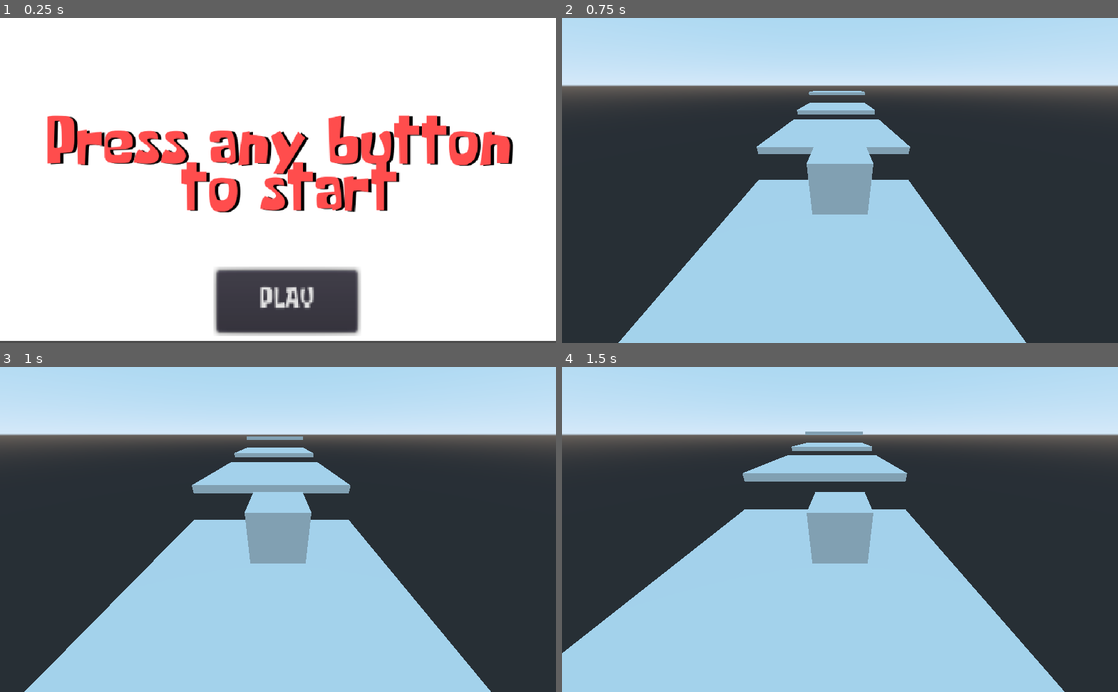
Above: before the commit, frames 1-4 (two rows, left to right).
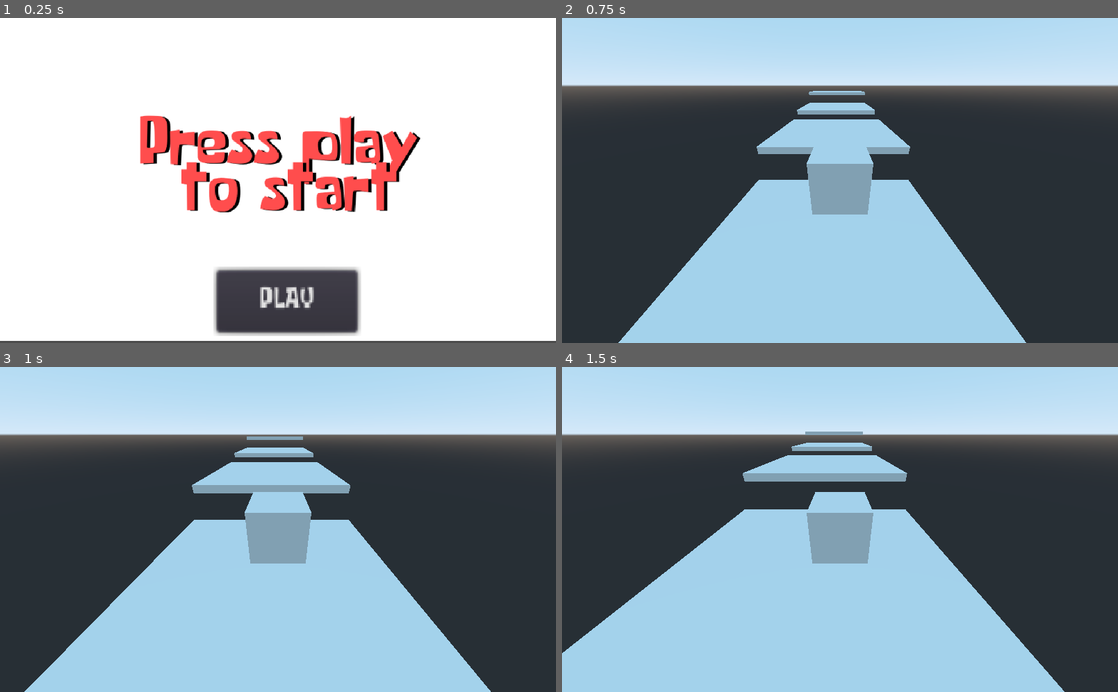
Above: after the commit, the same moments.

Repository: dwlcj/Project2
Game: Godot game, scene res://StartScreen.tscn
Same seed, same stepped clock (60 frames per second), same inputs: the game is played once before the commit and once after it.
Inputs:
- Up to frame 1 (0.25 s): no input
- Up to frame 2 (0.75 s): click "PLAY" at 0.5 s
- Up to frame 3 (1 s): no input
- Up to frame 4 (1.5 s): hold Right (ui_right) from 1.28 s (still down)

The runs differ from the first frame. In frame 1, 7.4% of the frame differs, in the area x 8-93%, y 29-52%; in frame 2, nothing differs; in frame 3, nothing differs; in frame 4, nothing differs.

Commit message:
start/end loop

Diff:
--- a/NewPlayer.tscn
+++ b/NewPlayer.tscn
@@ -10,7 +10,7 @@
 [node name="Spatial" type="Spatial"]
 
 [node name="Camera" type="Camera" parent="."]
-transform = Transform( -1, 5.22898e-08, -7.00608e-08, 9.77264e-09, 0.863241, 0.504792, 8.68748e-08, 0.504792, -0.863241, 0, 3.02313, -5.45283 )
+transform = Transform( -1, 5.22898e-008, -7.00608e-008, 9.77264e-009, 0.863241, 0.504792, 8.68748e-008, 0.504792, -0.863241, 0, 3.02313, -5.45283 )
 fov = 90.0
 script = ExtResource( 1 )
 
--- a/RigidBody.gd
+++ b/RigidBody.gd
@@ -27,6 +27,8 @@
 		y = 0
 
 func _process(delta):
+	if(translation.y < -12):
+		get_tree().change_scene("res://GameOverScreen.tscn")
 	if x != 0 or y != 0 or z != 0:
 		var vel = get_linear_velocity()
 		if x != 0:
--- a/StartScreen.tscn
+++ b/StartScreen.tscn
@@ -28,7 +28,7 @@
 custom_colors/font_outline_modulate = Color( 0, 0, 0, 1 )
 custom_colors/font_color_shadow = Color( 0, 0, 0, 1 )
 custom_constants/shadow_offset_x = 5
-text = "Press any button
+text = "Press play
  to start"
 align = 1
 valign = 1
